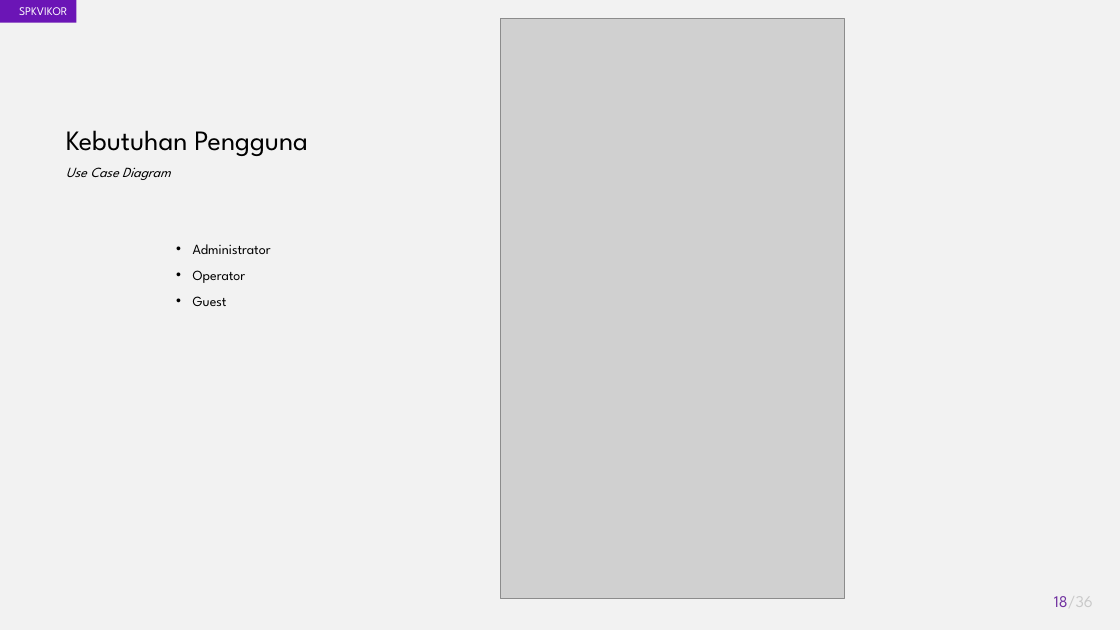
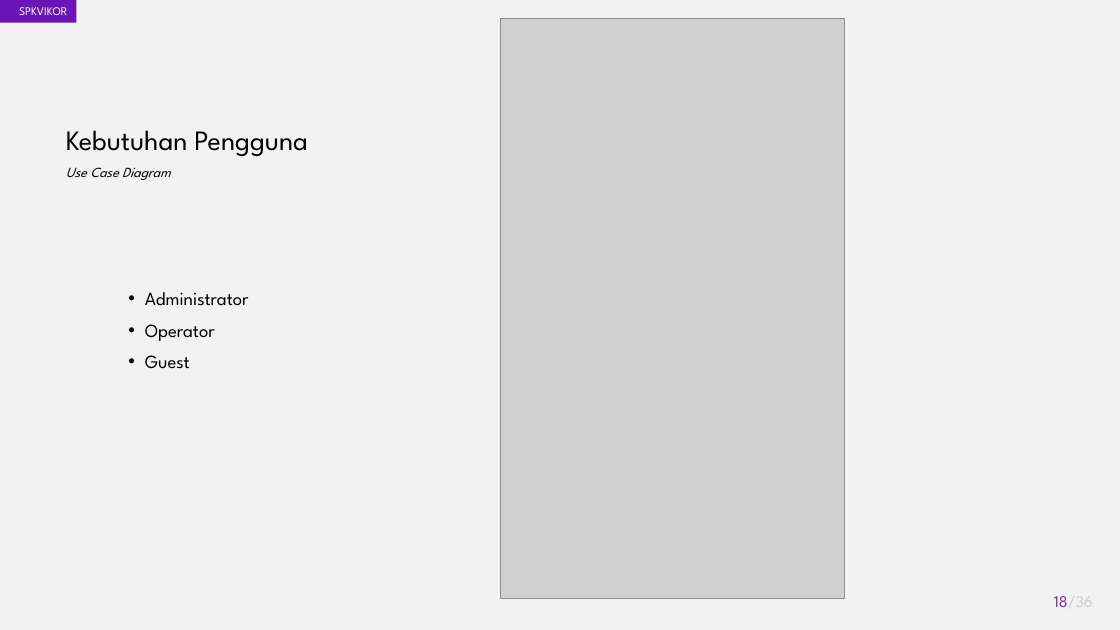
Before and after one commit to akhmadali7/TugasAkhir, a slide deck: slide 18 of PPT - TA - Akhmad Ali Sajidin.pptx. Drawn at 1120x630 pixels with LibreOffice and Linux fonts; fonts in the diff are those of the drawing; grey boxes stand for pictures. Boxes give left, top, right and bottom in pixels: in the first picture for what was removed or moved away, otherwise in the second. Text is boxed around its words. In the diff, an @@ line names an element or a change of style, - is before the commit and + after.

```diff
--- a/PPT - TA - Akhmad Ali Sajidin.pptx
+++ b/PPT - TA - Akhmad Ali Sajidin.pptx
@@ text "Administrator": place and size @@
-text "Administrator" at [193, 244, 271, 306]
+text "Administrator" at [145, 292, 249, 369]
@@ text "Administrator" at [145, 292, 249, 369]: size 12 to 16 pt @@
```
Also in this commit, not shown: 5 other slides changed, 1 slide added.
